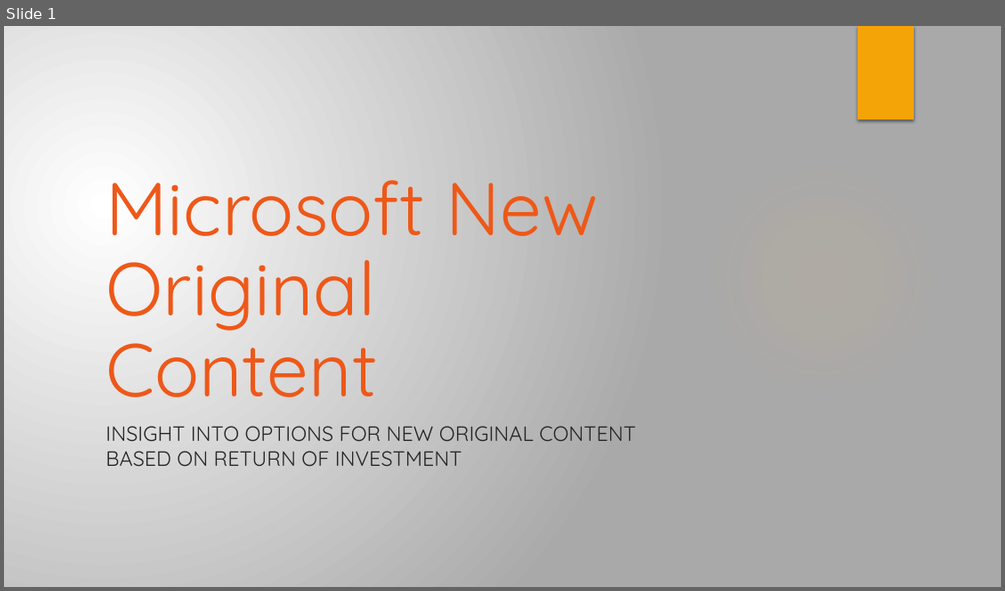
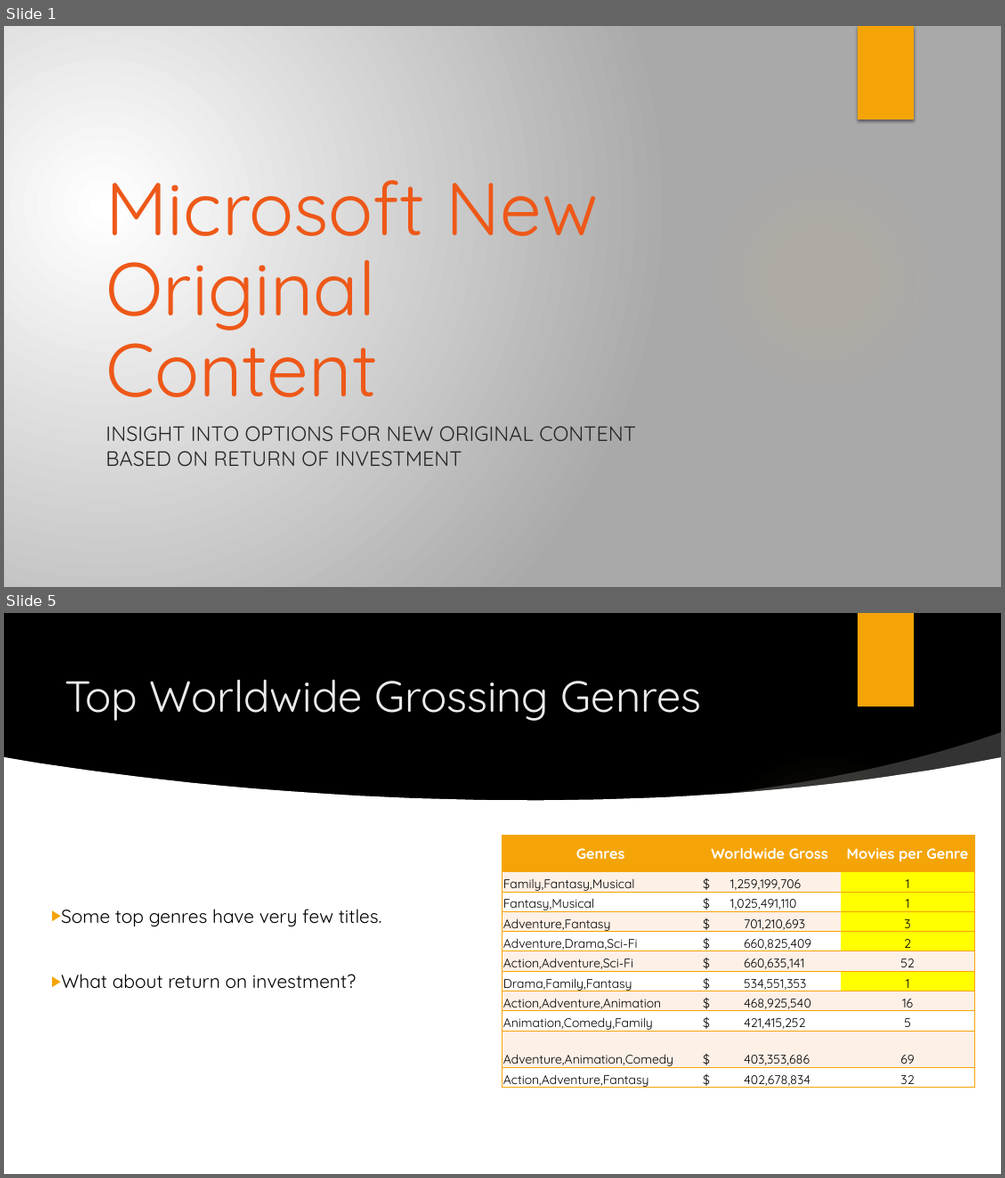
Before and after one commit to rustyb08/phase_1_project, a slide deck: Microsoft Original Content (Phase 1 Project).pptx. Shown one above the other, each under a label of ours: slide 1 before the commit, slides 1 and 5 after it; the slides between them are not shown. The pictures are 1005x591 and 1005x1178 pixels, drawn with LibreOffice and Linux fonts; fonts in the diff are those of the drawing; background and template pictures are left out. Boxes give left, top, right and bottom in pixels: in the first picture for what was removed or moved away, otherwise in the second. Text is boxed around its words. In the diff, an @@ line names an element or a change of style, - is before the commit and + after.

```diff
--- a/Microsoft Original Content (Phase 1 Project).pptx
+++ b/Microsoft Original Content (Phase 1 Project).pptx
@@ slide 5 added at [4,613,1001,1174], background picture (left out); not listed: 2 template elements that a slide beside it also shows @@
@@ title added at [65,679,702,721], 42 pt, text #EBEBEB @@
+Top Worldwide Grossing Genres
@@ freeform shape added at [718,732,1001,800], fill #FFFFFF at 20% opacity @@
@@ freeform shape added at [4,757,1001,986], fill #FFFFFF @@
@@ table added at [502,835,976,1091], 11 rows, 3 columns @@
+Genres | Worldwide Gross | Movies per Genre
+Family,Fantasy,Musical | $ 1,259,199,706 | 1
+Fantasy,Musical | $ 1,025,491,110 | 1
+Adventure,Fantasy | $ 701,210,693 | 3
+Adventure,Drama,Sci-Fi | $ 660,825,409 | 2
+Action,Adventure,Sci-Fi | $ 660,635,141 | 52
+Drama,Family,Fantasy | $ 534,551,353 | 1
+Action,Adventure,Animation | $ 468,925,540 | 16
+Animation,Comedy,Family | $ 421,415,252 | 5
+Adventure,Animation,Comedy | $ 403,353,686 | 69
+Action,Adventure,Fantasy | $ 402,678,834 | 32
@@ text added at [61,908,382,989], 18 pt, text #000000 @@
+▶ Some top genres have very few titles.
+▶ What about return on investment?
@@ rectangle added at [4,933,1001,1174], fill #FFFFFF @@
```
Also in this commit, not shown: 3 slides changed, 2 other slides added, 1 other file.
